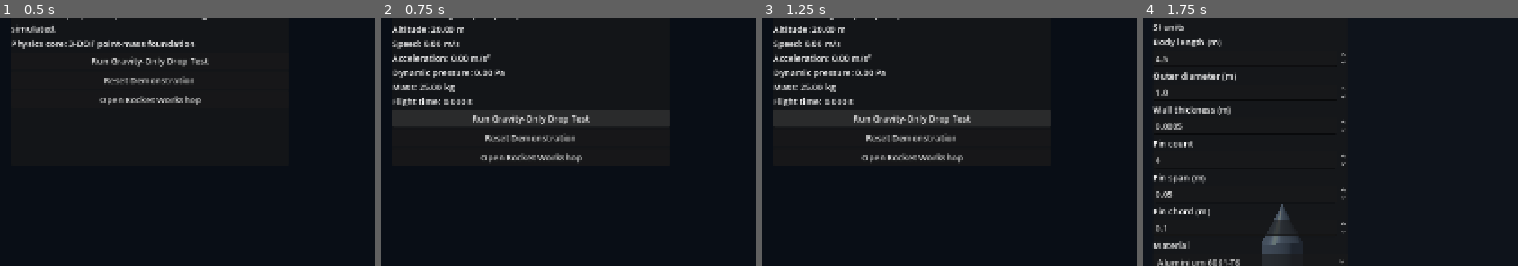
Above: before the commit, frames 1-4 (left to right).
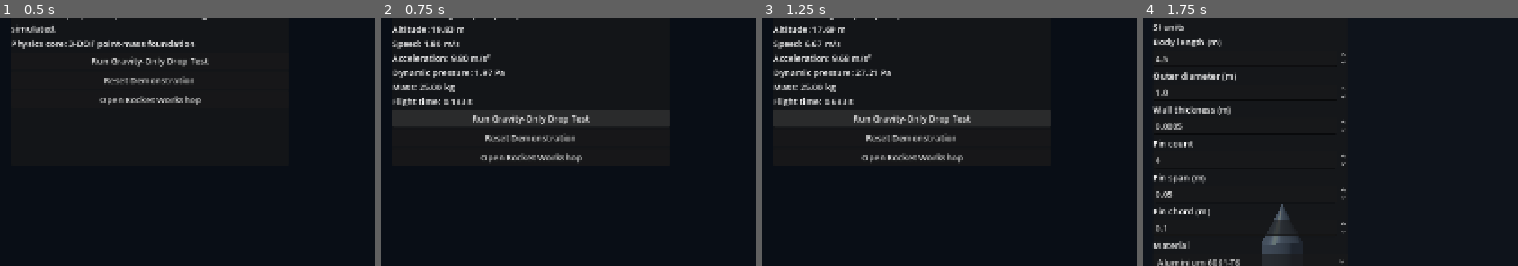
Above: after the commit, the same moments.

Repository: Inflare12/Reeve
Game: Godot game, scene res://scenes/main/main.tscn
Same seed, same stepped clock (60 frames per second), same inputs: the game is played once before the commit and once after it.
Inputs:
- Up to frame 1 (0.5 s): no input
- Up to frame 2 (0.75 s): click "Run Gravity-Only Drop Test" at 0.5 s
- Up to frame 3 (1.25 s): no input
- Up to frame 4 (1.75 s): click "Open Rocket Workshop" at 1.25 s
The pictures show only the part of the screen within x 0-50%, y 8-58%; the shares and areas given below are measured in that part.

Frame 1 is identical in both runs. In frame 2, 0.2% of the frame differs, in the area x 11-30%, y 3-36%; in frame 3, 0.3%, in the area x 12-35%, y 3-36%; in frame 4, nothing differs.
Error before the commit: Parse Error: Too few arguments for "is_deployed()" call. Expected at least 3 but received 2. (res://scripts/physics/flight_integrator.gd:61)

Commit message:
Trigger parachute drag only on descent below configured altitude

Diff:
--- a/scripts/physics/flight_integrator.gd
+++ b/scripts/physics/flight_integrator.gd
@@ -58,7 +58,7 @@
 	var area: float = maxf(float(model.get("reference_area_m2", 0.01)), 0.0)
 	var recovery_configuration: Variant = model.get("recovery", {})
 	if recovery_configuration is Dictionary and not recovery_configuration.is_empty():
-		if ReeveRecoveryModel.is_deployed(state.position_m.y, recovery_configuration):
+		if ReeveRecoveryModel.is_deployed(state.position_m.y, state.velocity_m_s.y, recovery_configuration):
 			# Combine drag areas through the equivalent Cd*A product.
 			var recovery_cd_area: float = float(recovery_configuration.drag_coefficient) * float(recovery_configuration.canopy_area_m2)
 			var vehicle_cd_area: float = cd * area
